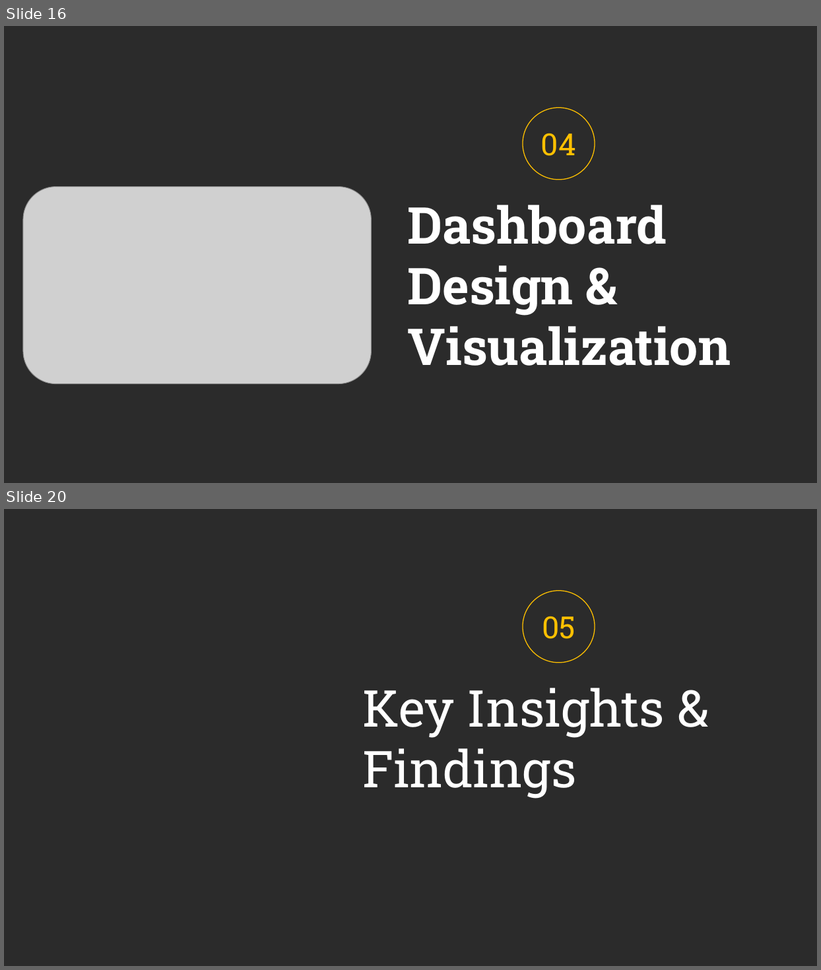
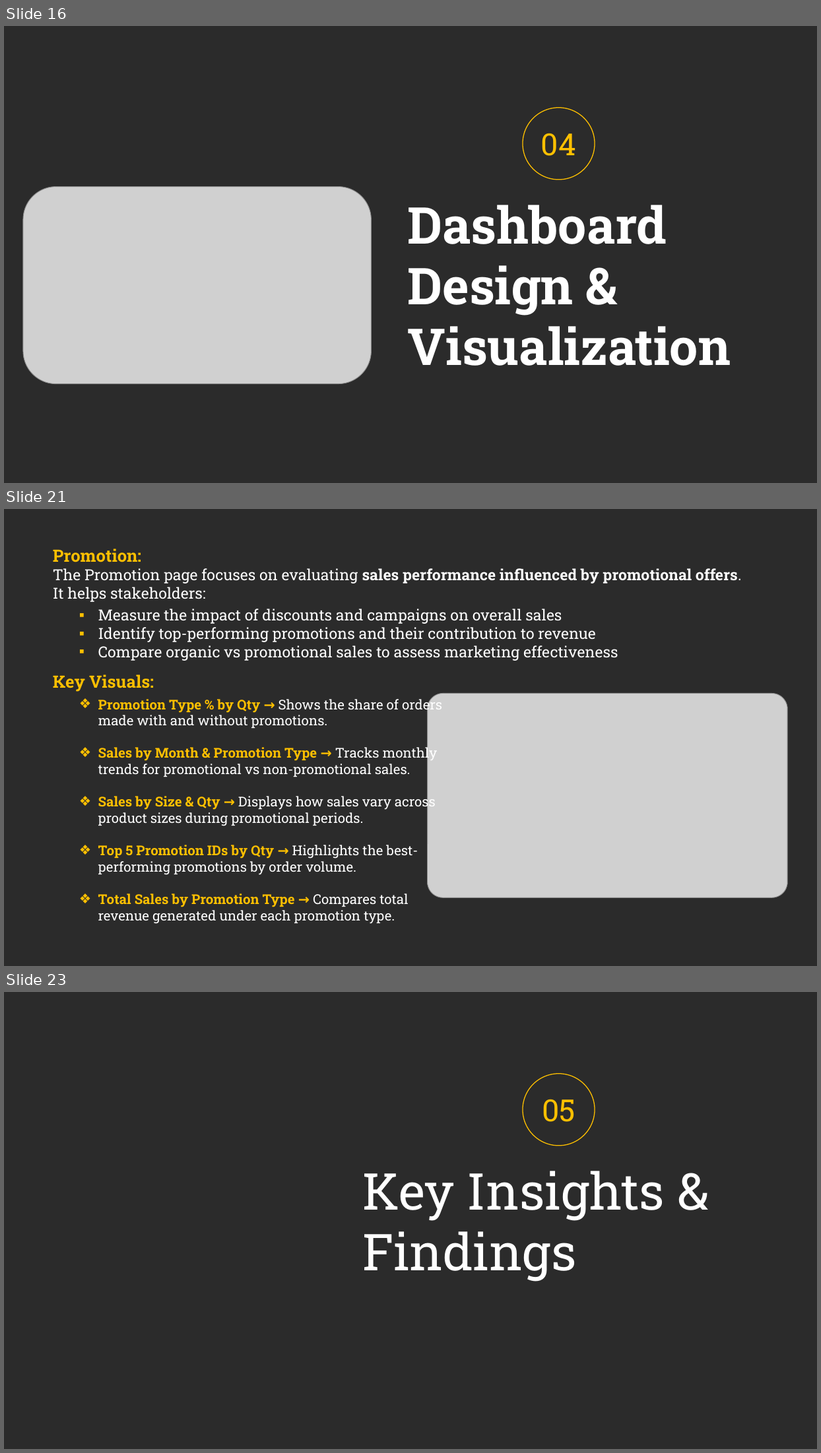
Before and after one commit to prafullwahatule/BI-Amazon-Sale-Report, a slide deck: Report/Amazon Sales Report.pptx. Shown one above the other, each under a label of ours: slides 16 and 20 before the commit, slides 16, 21 and 23 after it; the slides between them are not shown. The pictures are 821x970 and 821x1453 pixels, drawn with LibreOffice and Linux fonts; fonts in the diff are those of the drawing; grey boxes stand for pictures; background and template pictures are left out; a plain dark background stands for a picture behind light text. Boxes give left, top, right and bottom in pixels: in the first picture for what was removed or moved away, otherwise in the second. Text is boxed around its words. In the diff, an @@ line names an element or a change of style, - is before the commit and + after.

```diff
--- a/Report/Amazon Sales Report.pptx
+++ b/Report/Amazon Sales Report.pptx
@@ slide 21 added at (4,509,817,966), background picture (left out) @@
@@ text added at (53,549,742,602), 18 pt, text #FFFFFF @@
+Promotion:
+The Promotion page focuses on evaluating sales performance influenced by promotional offers.
+It helps stakeholders:
@@ text added at (98,609,618,661), 18 pt, text #FFFFFF @@
+▪ Measure the impact of discounts and campaigns on overall sales
+▪ Identify top-performing promotions and their contribution to revenue
+▪ Compare organic vs promotional sales to assess marketing effectiveness
@@ text added at (53,675,154,692), 20 pt, text #FFC000, bold @@
+Key Visuals:
@@ text added at (98,697,442,924), 16 pt, text #FFFFFF @@
+❖ Promotion Type % by Qty → Shows the share of orders made with and without promotions.
+❖ Sales by Month & Promotion Type → Tracks monthly trends for promotional vs non-promotional sales.
+❖ Sales by Size & Qty → Displays how sales vary across product sizes during promotional periods.
+❖ Top 5 Promotion IDs by Qty → Highlights the best-performing promotions by order volume.
+❖ Total Sales by Promotion Type → Compares total revenue generated under each promotion type.
@@ picture added at (427,693,788,898) @@
@@ what was slide 20 is now slide 23 @@
```
Also in this commit, not shown: 2 slides changed, 3 other slides added, 2 slides removed, 1 other file.
